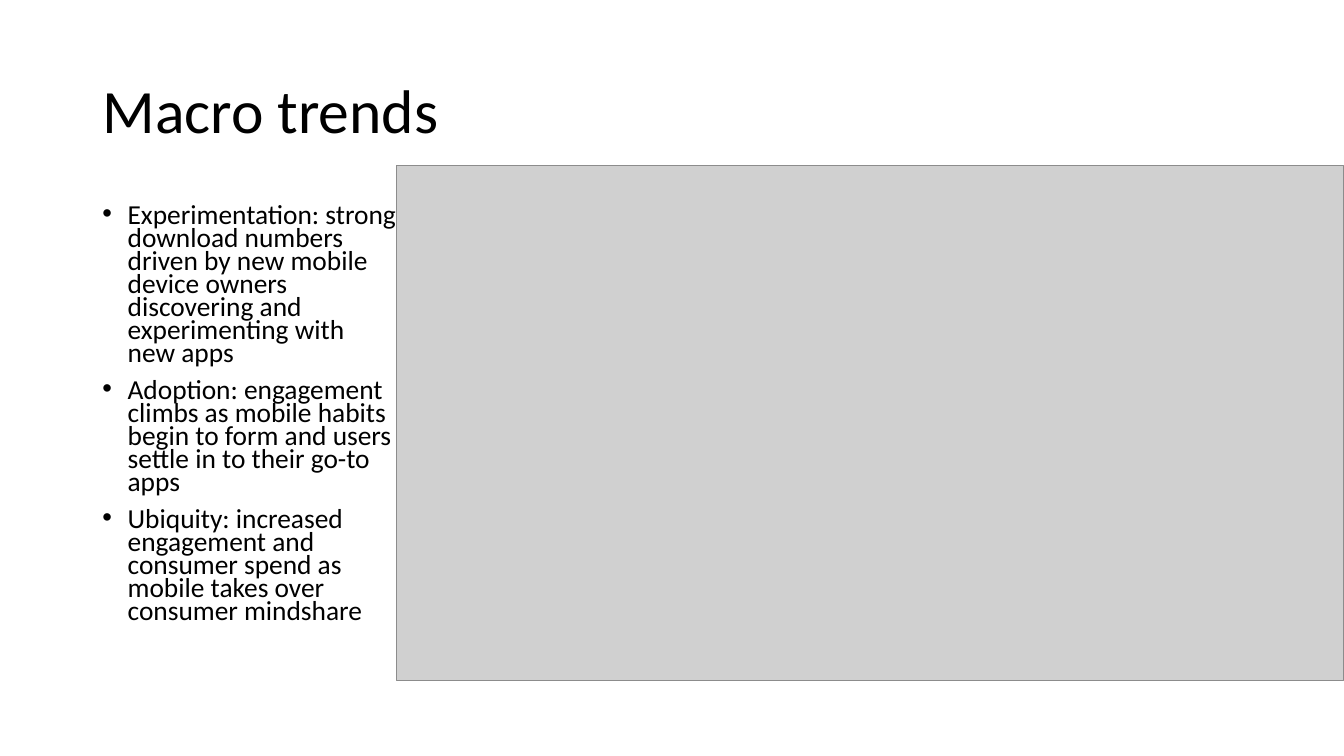
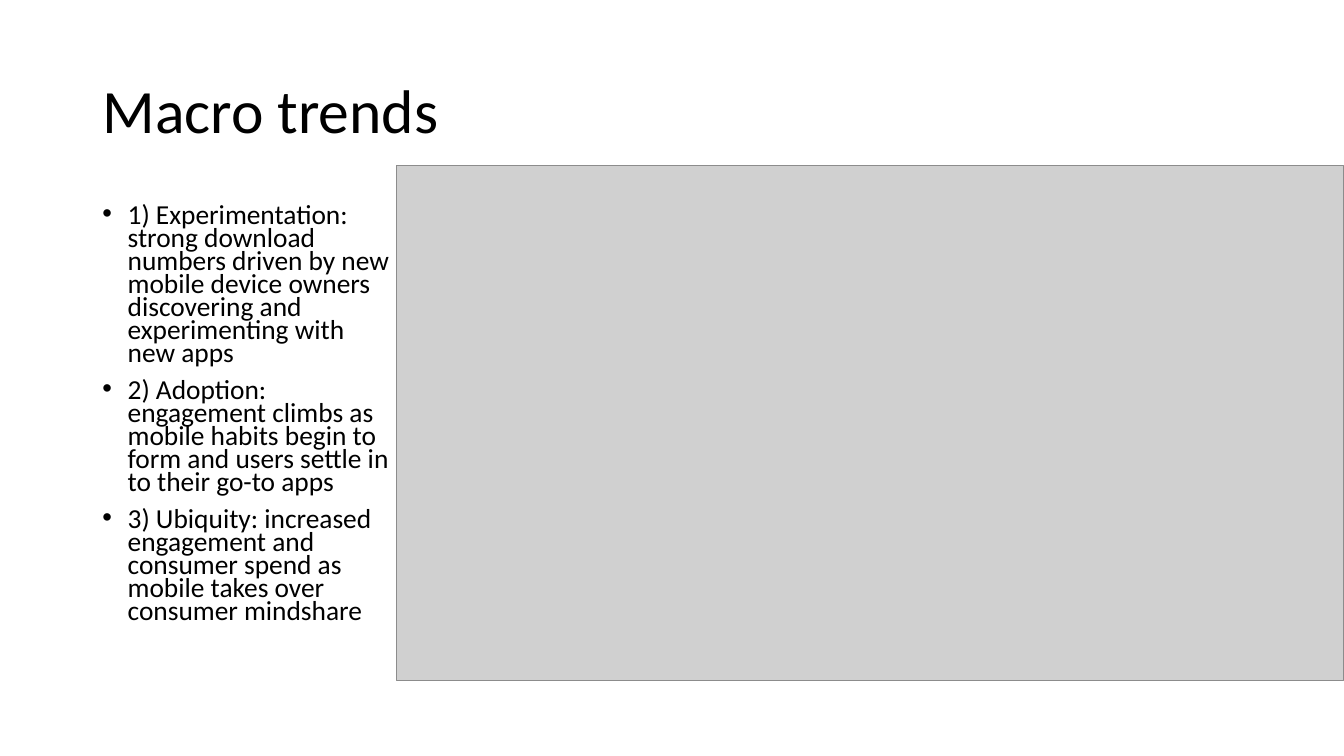
Before and after one commit to russellu/cs230, a slide deck: slide 7 of Lecture_First.pptx (slide 5 before the commit). Drawn at 1344x756 pixels with LibreOffice and Linux fonts; fonts in the diff are those of the drawing; grey boxes stand for pictures. Boxes give left, top, right and bottom in pixels: in the first picture for what was removed or moved away, otherwise in the second. Text is boxed around its words. In the diff, an @@ line names an element or a change of style, - is before the commit and + after.

Commit message:
add new slides

```diff
--- a/Lecture_First.pptx
+++ b/Lecture_First.pptx
@@ text at (x1=128, y1=204, x2=389, y2=621): text changed @@
-• Experimentation: strong download numbers driven by new mobile device owners discovering and experimenting with new apps
-• Adoption: engagement climbs as mobile habits begin to form and users settle in to their go-to apps
-• Ubiquity: increased engagement and consumer spend as mobile takes over consumer mindshare
+• 1) Experimentation: strong download numbers driven by new mobile device owners discovering and experimenting with new apps
+• 2) Adoption: engagement climbs as mobile habits begin to form and users settle in to their go-to apps
+• 3) Ubiquity: increased engagement and consumer spend as mobile takes over consumer mindshare
```
Also in this commit, not shown: 5 other slides changed, 3 slides added, 6 slides removed, 1 other file.
